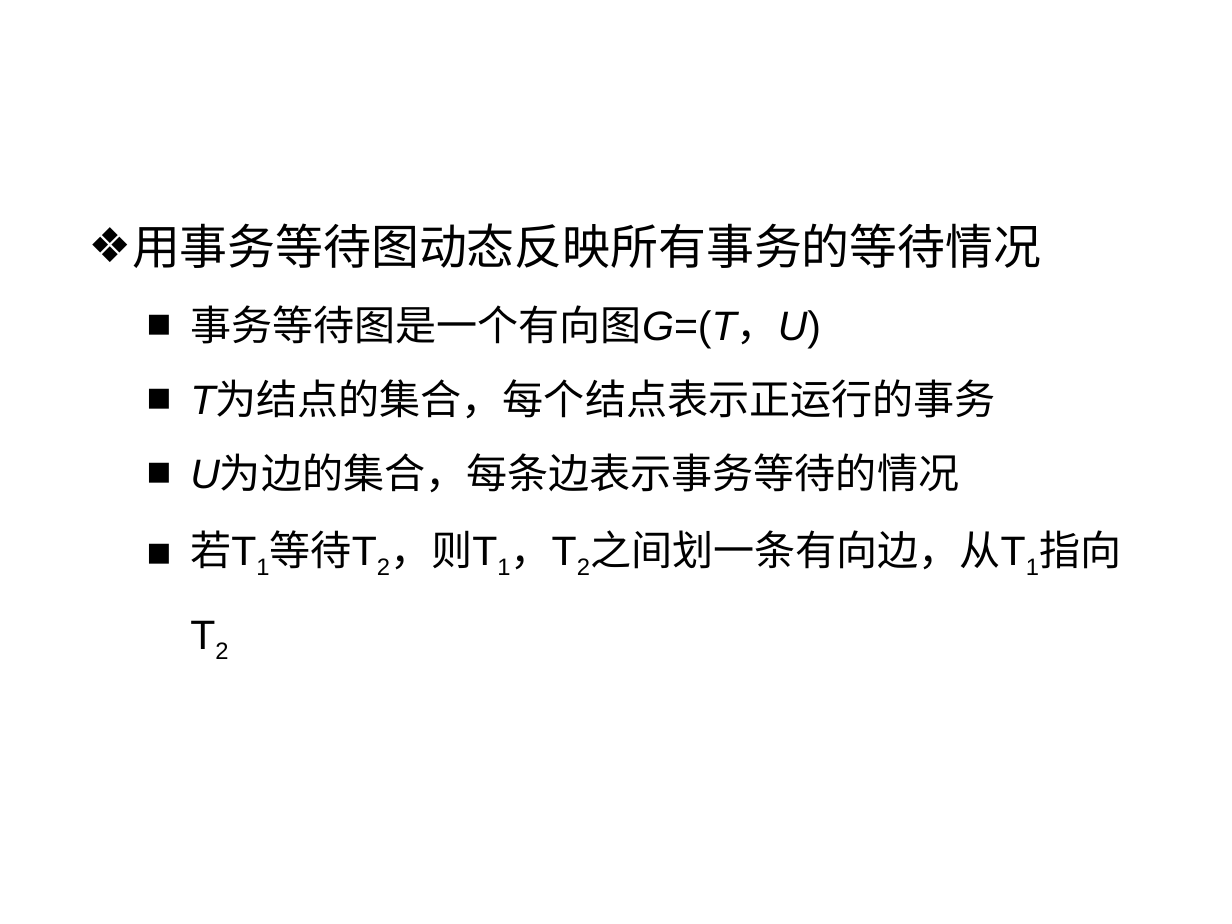
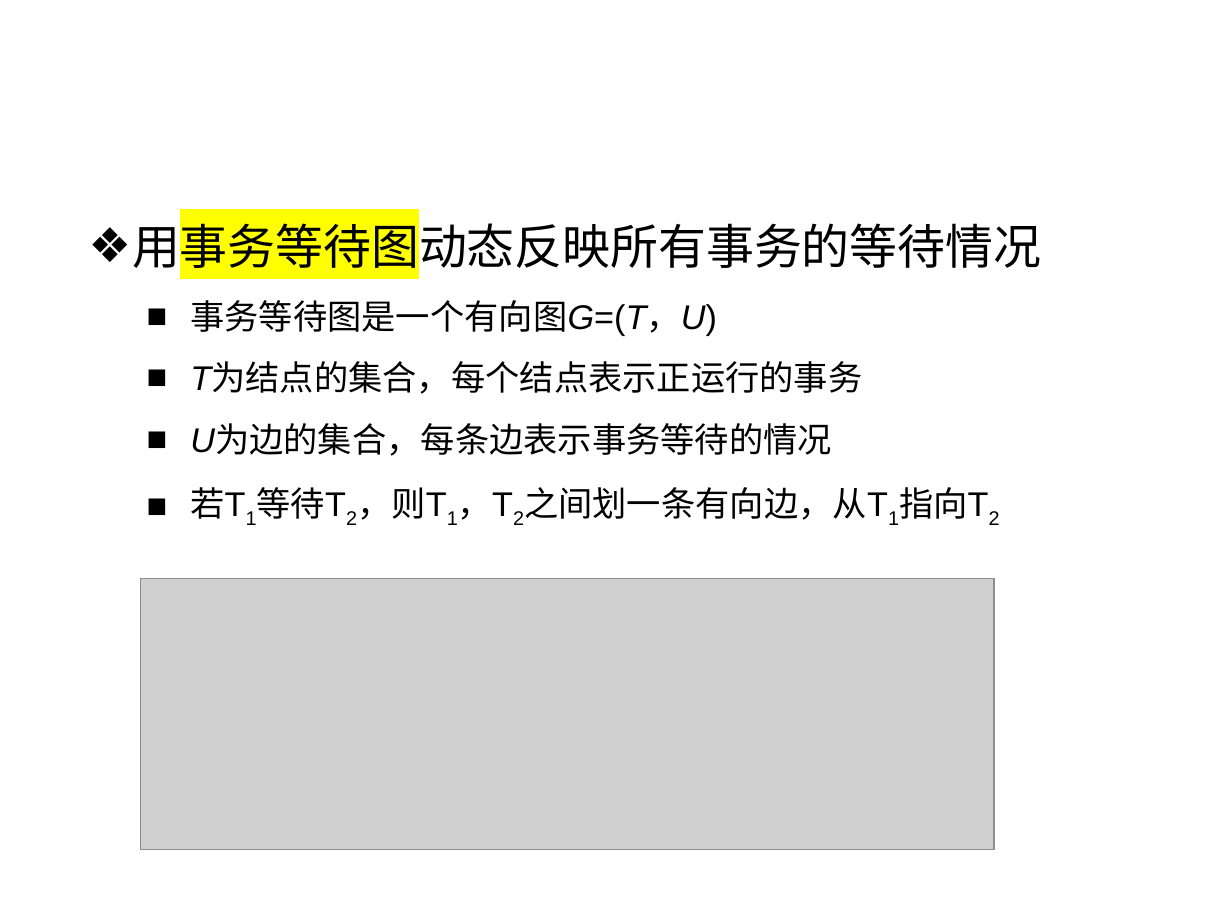
Before and after one commit to HBU/DataBase, a slide deck: slide 48 of PPT/PPT2020/DB第11章.pptx. Drawn at 1232x924 pixels with LibreOffice and Linux fonts; fonts in the diff are those of the drawing; grey boxes stand for pictures; background and template pictures are left out. Boxes give left, top, right and bottom in pixels: in the first picture for what was removed or moved away, otherwise in the second. Text is boxed around its words. In the diff, an @@ line names an element or a change of style, - is before the commit and + after.

```diff
--- a/PPT/PPT2020/DB第11章.pptx
+++ b/PPT/PPT2020/DB第11章.pptx
@@ text "用事务等待图动态反映所有事务的等待情况" at bbox=[132, 215, 1041, 520]: highlight none to #FFFF00 in "用事务等待图动态反映所有事务的等待情况"; size 24 to 20 pt in "事务等待图是一个有向图G=(T，U)", "T为结点的集合，每个结点表示正运行的事务", "U为边的集合，每条边表示事务等待的情况", "若T1等待T2，则T1，T2之间划一条有向边，从T1指向T2" @@
@@ picture added at bbox=[140, 578, 994, 849] @@
```
Also in this commit, not shown: 8 other slides changed, 12 slides removed, 5 other files.
